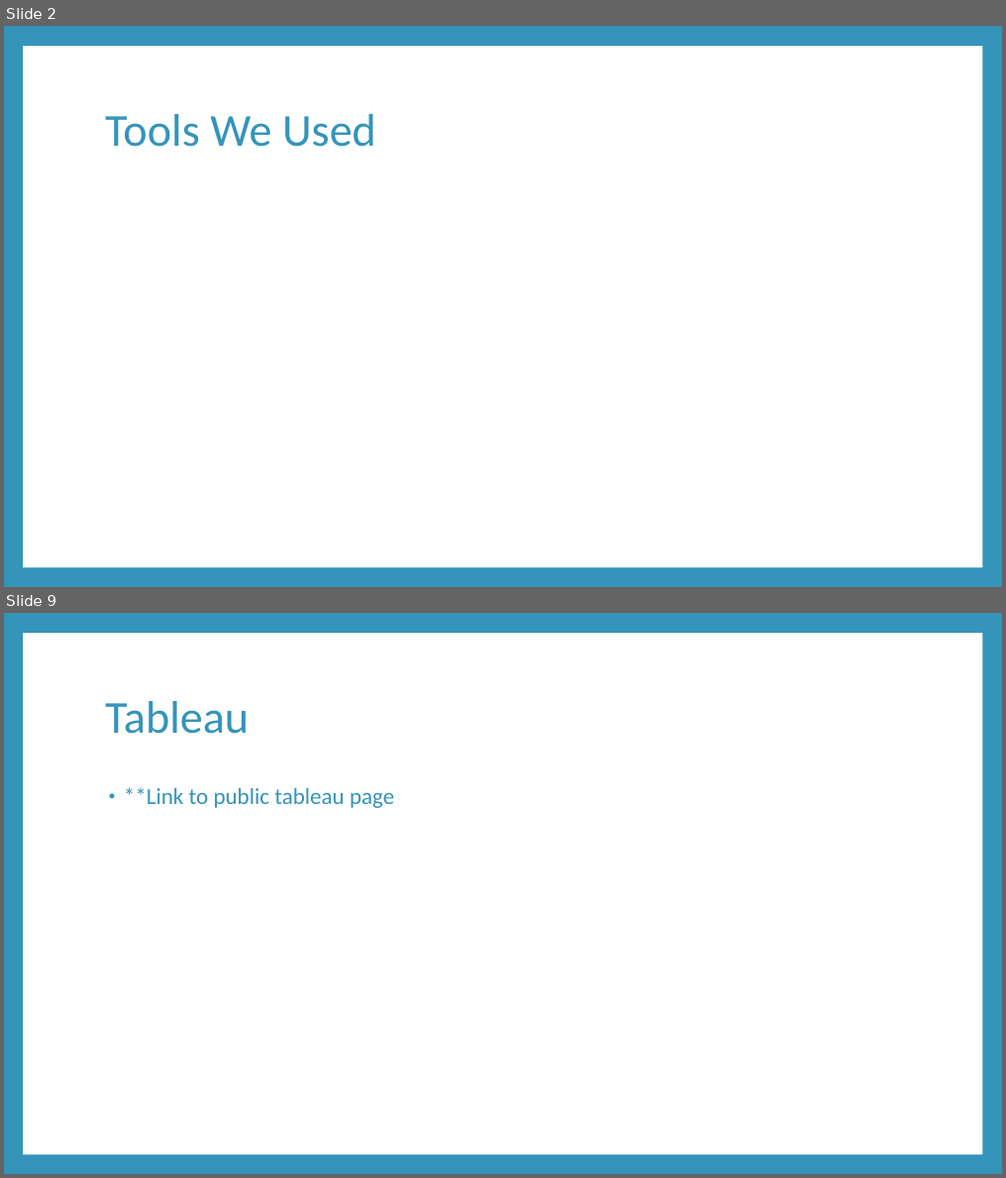
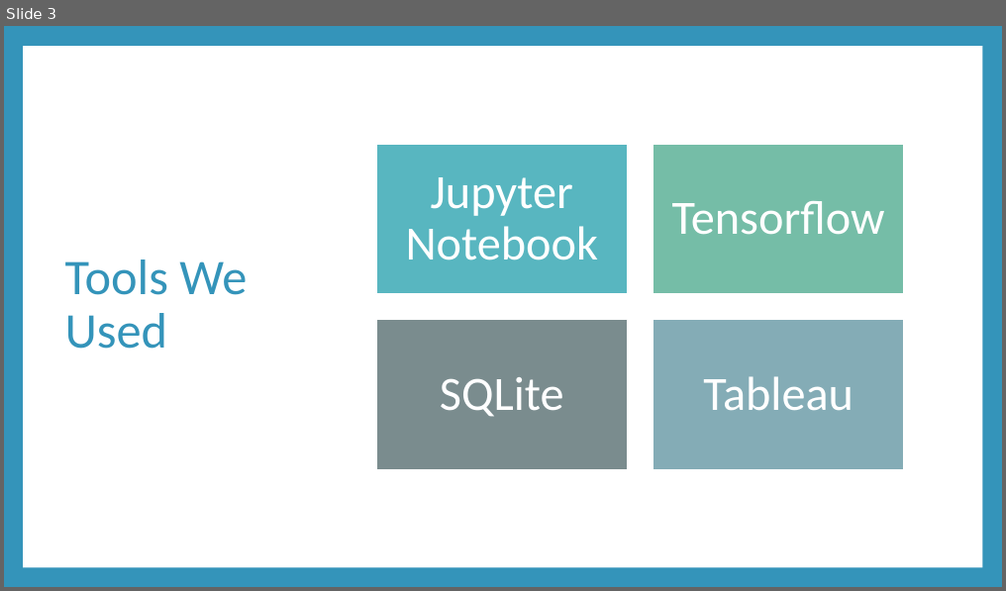
Before and after one commit to petersmyers/Project3byDefault, a slide deck: Project 3 Presentation.pptx. Shown one above the other, each under a label of ours: slides 2 and 9 before the commit, slide 3 after it; the slides between them are not shown. The pictures are 1006x1178 and 1006x591 pixels, drawn with LibreOffice and Linux fonts; fonts in the diff are those of the drawing. Boxes give left, top, right and bottom in pixels: in the first picture for what was removed or moved away, otherwise in the second. Text is boxed around its words. In the diff, an @@ line names an element or a change of style, - is before the commit and + after.

Commit message:
adding updates to ppt presentation. still need tableau link in final slide

```diff
--- a/Project 3 Presentation.pptx
+++ b/Project 3 Presentation.pptx
@@ slide 9 removed at (4,613,1002,1174), background #3494BA; not listed: 1 template element that a slide beside it also shows @@
@@ title removed at (105,701,249,734) @@
-Tableau
@@ text removed at (124,787,394,808) @@
-• **Link to public tableau page
@@ what was slide 2 is now slide 3 @@
@@ slide 3 changed as well @@
@@ title "Tools We Used": place and size @@
-title "Tools We Used" at (105,114,376,147)
+title "Tools We Used" at (65,260,247,349)
@@ title "Tools We Used" at (65,260,247,349): size 44 to 48 pt @@
@@ group added at (376,144,905,471): 4 rectangles, 4 texts @@
+Jupyter Notebook
+Tensorflow
+SQLite
+Tableau
```
Also in this commit, not shown: 4 other slides changed, 4 slides added, 3 other slides removed.
